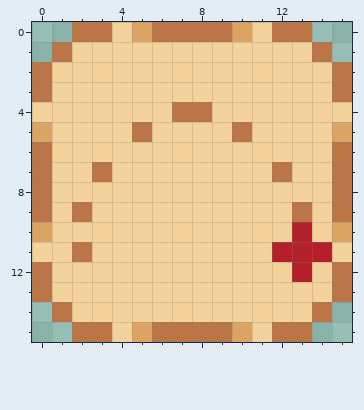
Two versions of one pixel-art file, images/paths/arc.aseprite. The picture above is the old version.
16x16 pixels, 1 frame.
After:
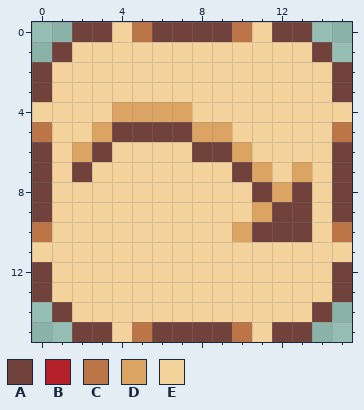
Palette (. is transparent): A #71413b  B #b4202a  C #bb7547  D #dba463  E #f4d29c
The exact change:
Layers "Layer 1", "outline":
y 0: x 2..3 CC -> AA; x 5..10 DCCCCD -> CAAAAC; x 12..13 CC -> AA
y 1: x 1 C -> A; x 14 C -> A
y 2..3: x 0 C -> A; x 15 C -> A
y 4: x 4..8 EEECC -> DDDDE
y 5: x 0 D -> C; x 3..10 EECEEEEC -> DAAAADDE; x 15 D -> C
y 6: x 0 C -> A; x 2..3 EE -> DA; x 8..10 EEE -> AAD; x 15 C -> A
y 7: x 0 C -> A; x 2..3 EC -> AE; x 10..13 EECE -> ADED; x 15 C -> A
y 8: x 0 C -> A; x 11..13 EEE -> ADA; x 15 C -> A
y 9: x 0 C -> A; x 2 C -> E; x 11..13 EEC -> DAA; x 15 C -> A
y 10: x 0 D -> C; x 10..13 EEEB -> DAAA; x 15 D -> C
y 11: x 2 C -> E; x 12..14 BBB -> EEE
y 12: x 0 C -> A; x 13 B -> E; x 15 C -> A
y 13: x 0 C -> A; x 15 C -> A
y 14: x 1 C -> A; x 14 C -> A
y 15: x 2..3 CC -> AA; x 5..10 DCCCCD -> CAAAAC; x 12..13 CC -> AA
